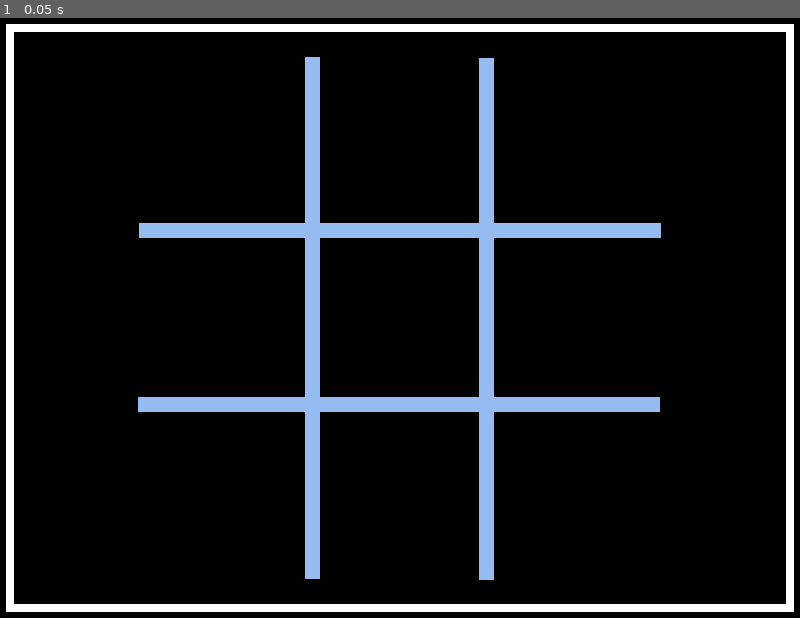
Above: before the commit, frame 1.
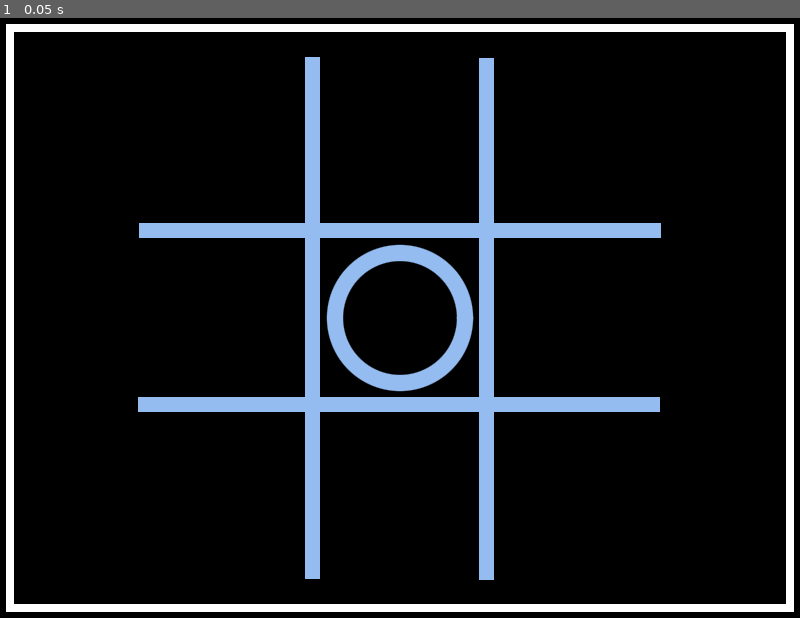
Above: after the commit, the same moment.

Repository: joshuafolkken/tic-tac-toe
Game: Godot game, scene res://main.tscn
The game is run twice, just before and just after one commit, with the same random seed, the same clock (stepped at 60 frames per second) and the same inputs.
Inputs:
- Up to frame 1 (0.05 s): no input

The runs differ from the first frame. In frame 1, 1.5% of the frame differs, in the area x 40-60%, y 37-63%.

Commit message:
Circle #3

Diff:
--- /dev/null
+++ b/circle.gd
@@ -0,0 +1,19 @@
+extends Node2D
+
+@export var radius := 65.0
+@export var line_width := 15.0
+@export var color := Color8(148, 188, 240)
+
+
+func _draw() -> void:
+	draw_arc(Vector2.ZERO, radius, 0, TAU, 360, color, line_width, true)
+
+
+# Called when the node enters the scene tree for the first time.
+func _ready() -> void:
+	pass # Replace with function body.
+
+
+# Called every frame. 'delta' is the elapsed time since the previous frame.
+func _process(_delta: float) -> void:
+	pass
--- a/main.tscn
+++ b/main.tscn
@@ -1,6 +1,7 @@
-[gd_scene load_steps=2 format=3 uid="uid://cuvea3u35e65l"]
+[gd_scene load_steps=3 format=3 uid="uid://cuvea3u35e65l"]
 
 [ext_resource type="PackedScene" uid="uid://dmryi85504aks" path="res://board.tscn" id="1_ck7lo"]
+[ext_resource type="Script" path="res://circle.gd" id="2_niajg"]
 
 [node name="Main" type="Node"]
 
@@ -12,3 +13,7 @@
 
 [node name="Board" parent="." instance=ExtResource("1_ck7lo")]
 position = Vector2(400, 300)
+
+[node name="Circle" type="Node2D" parent="."]
+position = Vector2(400, 300)
+script = ExtResource("2_niajg")
